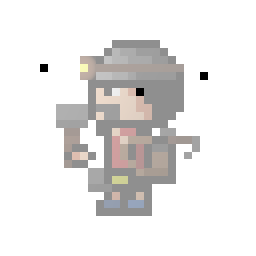
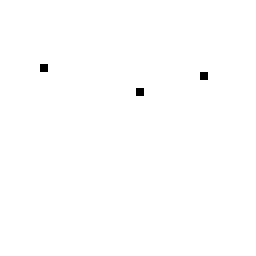
Two versions of the same layered image (256x256). Layer-by-layer changes:
hid "레이어 1" over [56, 40, 200, 216]
hid "배경" over [56, 40, 200, 216]
